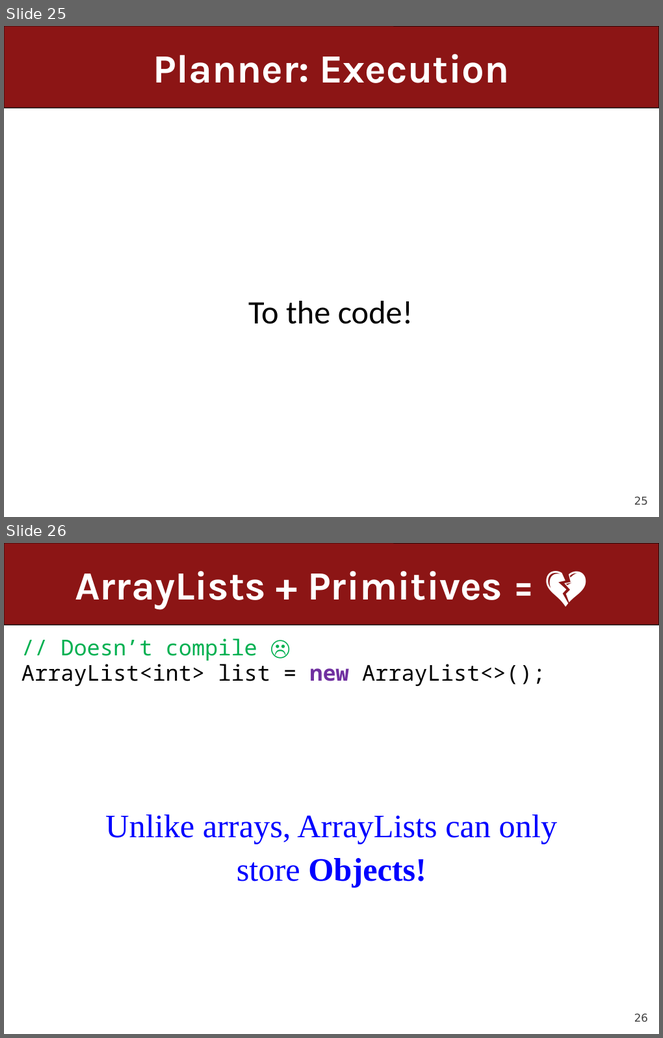
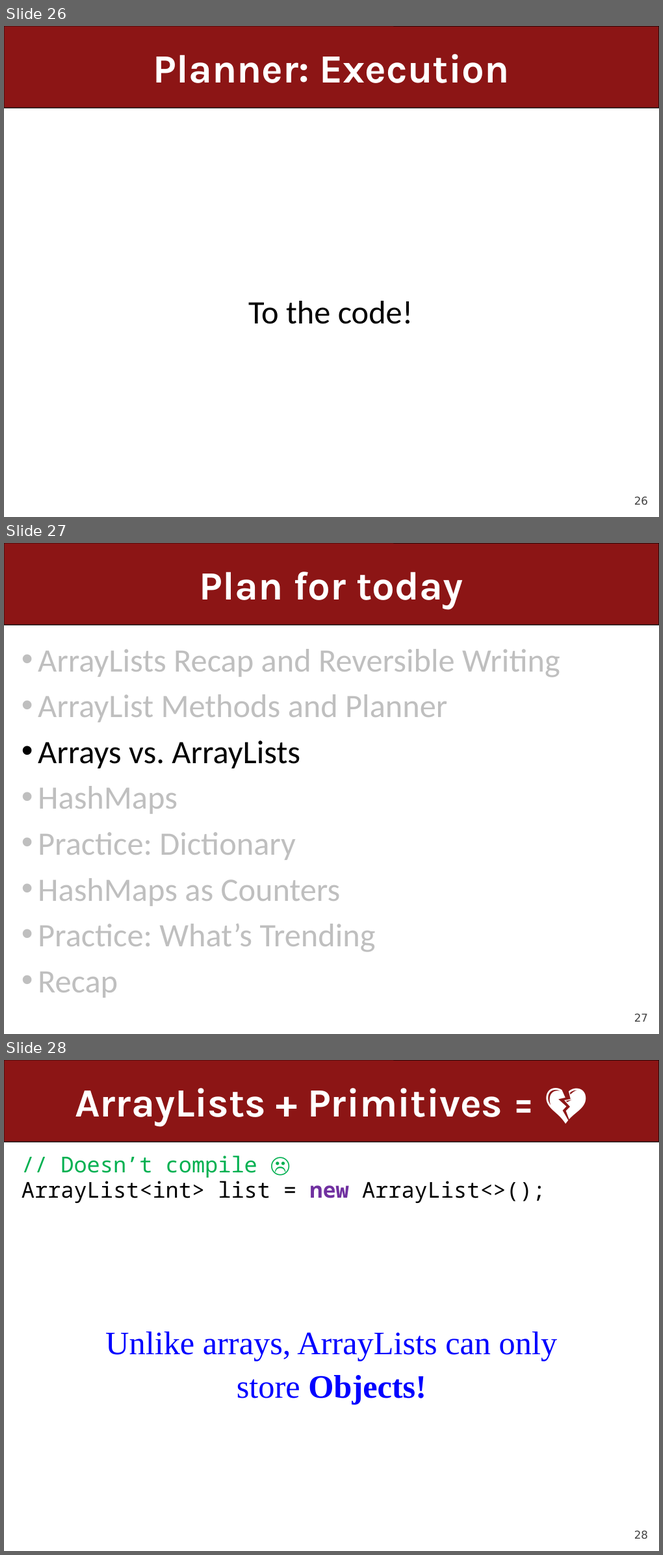
Before and after one commit to ckincaid17/cs106a-summer-2018, a slide deck: WWW/lectures/Lecture20/Lecture20.pptx. Shown one above the other, each under a label of ours: slides 25 and 26 before the commit, slides 26, 27 and 28 after it. The pictures are 663x1038 and 663x1555 pixels, drawn with LibreOffice and Linux fonts; fonts in the diff are those of the drawing. Boxes give left, top, right and bottom in pixels: in the first picture for what was removed or moved away, otherwise in the second. Text is boxed around its words. In the diff, an @@ line names an element or a change of style, - is before the commit and + after.

```diff
--- a/WWW/lectures/Lecture20/Lecture20.pptx
+++ b/WWW/lectures/Lecture20/Lecture20.pptx
@@ slide 27 added at [4, 543, 659, 1034], background #FFFFFF; not listed: 2 template elements that a slide beside it also shows @@
@@ title added at [200, 572, 464, 609], 44 pt, text #FFFFFF, bold @@
+Plan for today
@@ text added at [38, 649, 560, 998], 36 pt, text #BFBFBF @@
+• ArrayLists Recap and Reversible Writing
+• ArrayList Methods and Planner
+• Arrays vs. ArrayLists
+• HashMaps
+• Practice: Dictionary
+• HashMaps as Counters
+• Practice: What’s Trending
+• Recap
@@ what was slide 25 is now slide 26 @@
@@ page number at [634, 497, 648, 505]: text changed @@
-25
+26
@@ what was slide 26 is now slide 28 @@
@@ page number at [634, 1531, 648, 1539]: text changed @@
-26
+28
```
Also in this commit, not shown: 7 slides changed, 1 other slide added, 1 other file.
